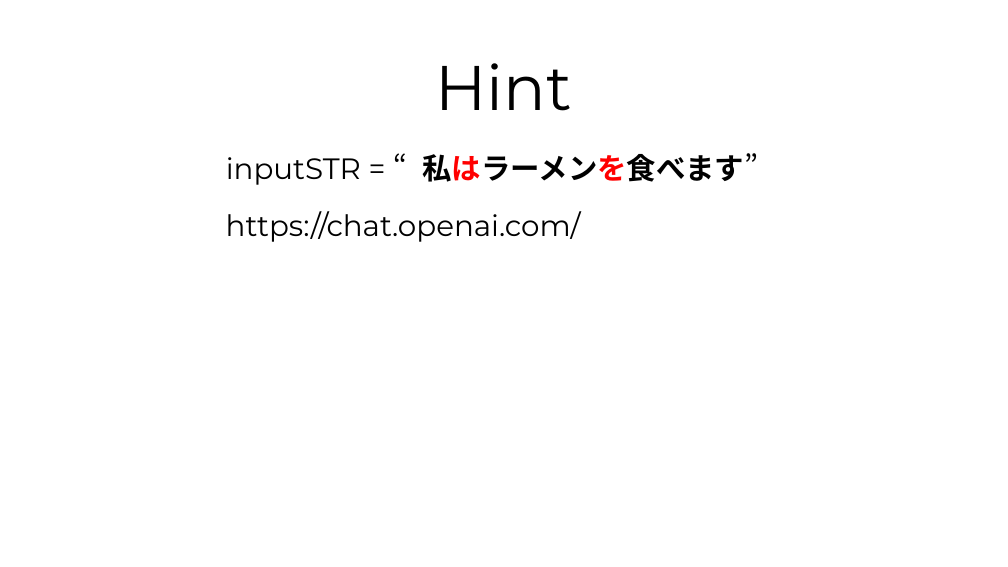
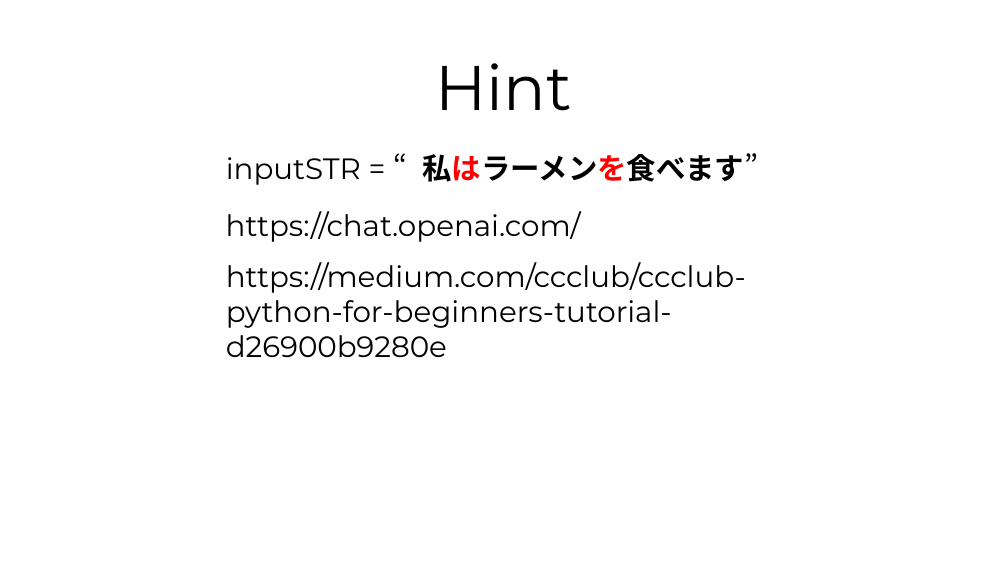
Before and after one commit to MENGHSUANCHUNG/24SS_NLP_workshop, a slide deck: slide 18 of Week03_Case_Extraction/Week 03.pptx (slide 16 before the commit). Drawn at 1008x567 pixels with LibreOffice and Linux fonts; fonts in the diff are those of the drawing. Boxes give left, top, right and bottom in pixels: in the first picture for what was removed or moved away, otherwise in the second. Text is boxed around its words. In the diff, an @@ line names an element or a change of style, - is before the commit and + after.

```diff
--- a/Week03_Case_Extraction/Week 03.pptx
+++ b/Week03_Case_Extraction/Week 03.pptx
@@ text added at box(226, 262, 746, 357), 28 pt, text #000000 @@
+https://medium.com/ccclub/ccclub-python-for-beginners-tutorial-d26900b9280e
```
Also in this commit, not shown: 3 other slides changed, 3 slides added.
